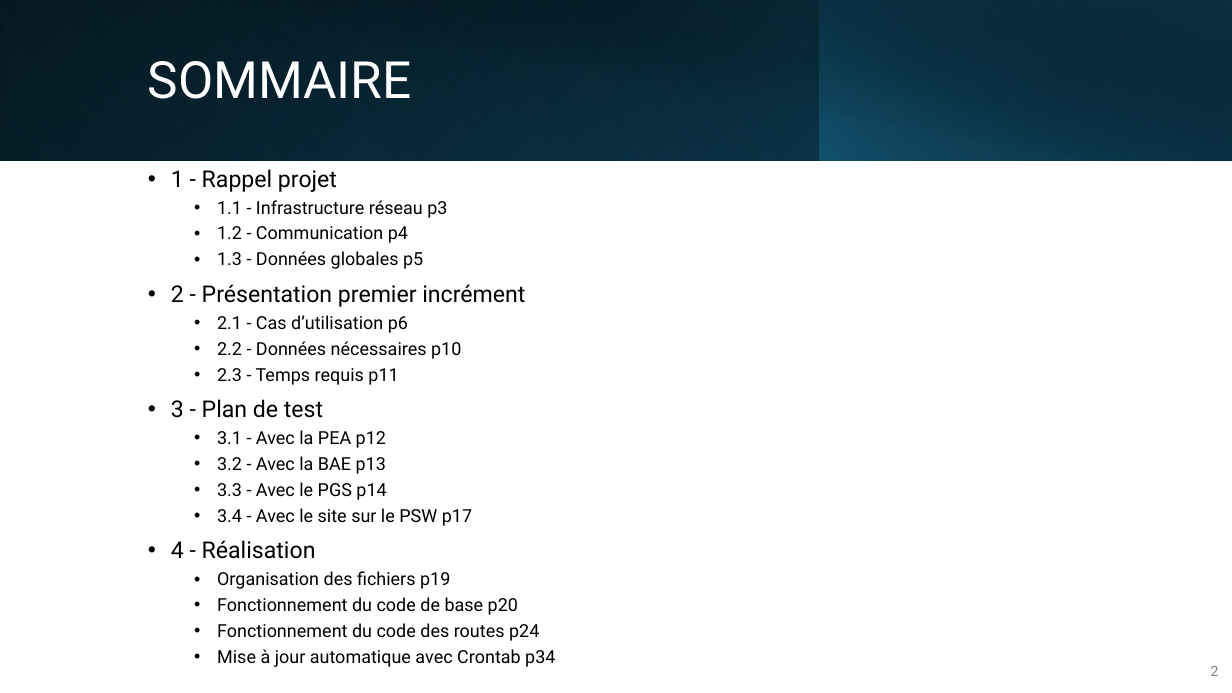
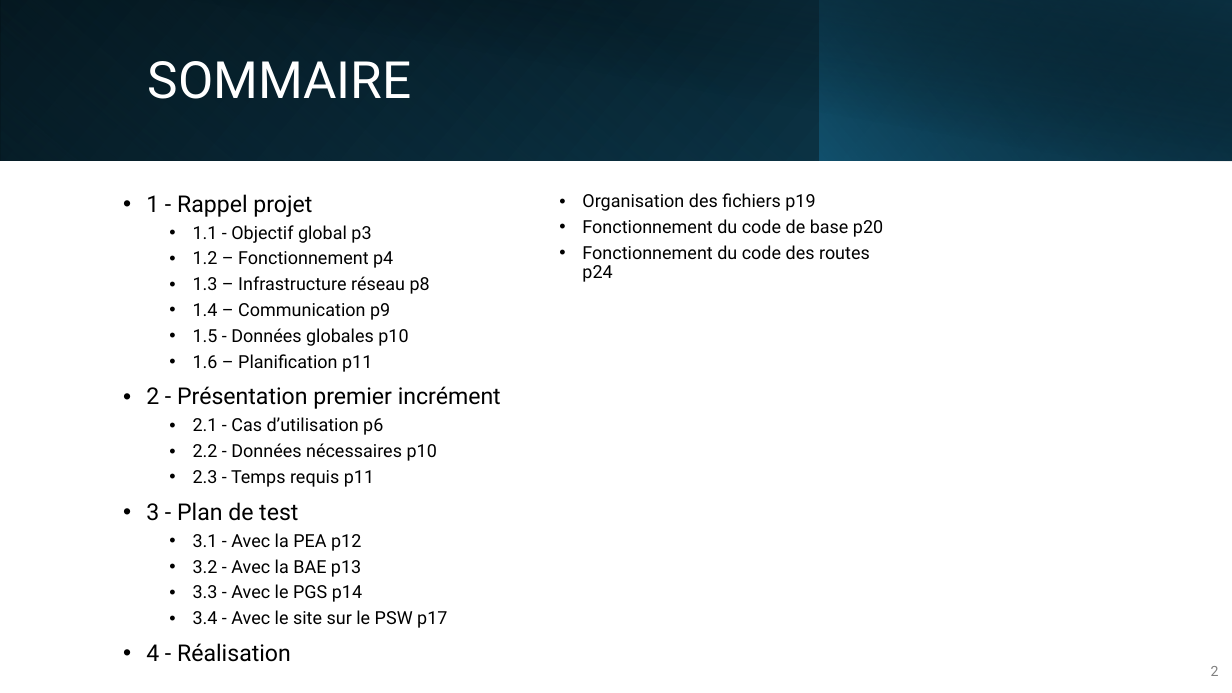
Before and after one commit to RobinMartineau/Acc-s-campus-, a slide deck: slide 2 of BDD/Présentation/BDD.pptx. Drawn at 1232x693 pixels with LibreOffice and Linux fonts; fonts in the diff are those of the drawing. Boxes give left, top, right and bottom in pixels: in the first picture for what was removed or moved away, otherwise in the second. Text is boxed around its words. In the diff, an @@ line names an element or a change of style, - is before the commit and + after.

```diff
--- a/BDD/Présentation/BDD.pptx
+++ b/BDD/Présentation/BDD.pptx
@@ text "1 - Rappel projet": place and size @@
-text "1 - Rappel projet" at [171, 169, 555, 667]
+text "1 - Rappel projet" at [146, 194, 501, 662]
@@ text "1 - Rappel projet" at [146, 194, 501, 662]: columns 1 to 2 @@
@@ text at [193, 225, 430, 372]: text changed @@
-  • 1.1 - Infrastructure réseau p3
-  • 1.2 - Communication p4
-  • 1.3 - Données globales p5
+  • 1.1 - Objectif global p3
+  • 1.2 – Fonctionnement p4
+  • 1.3 – Infrastructure réseau p8
+  • 1.4 – Communication p9
+  • 1.5 - Données globales p10
+  • 1.6 – Planification p11
@@ text at [217, 649, 555, 667]: paragraph removed @@
-  • Mise à jour automatique avec Crontab p34
```
Also in this commit, not shown: 6 other slides changed, 1 slide added, 1 slide removed, 10 other files.
